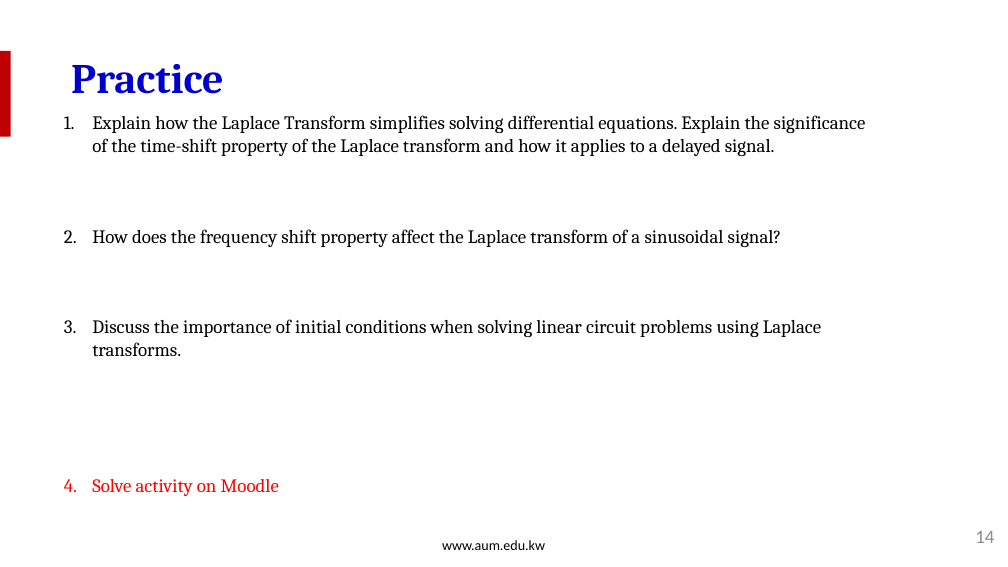
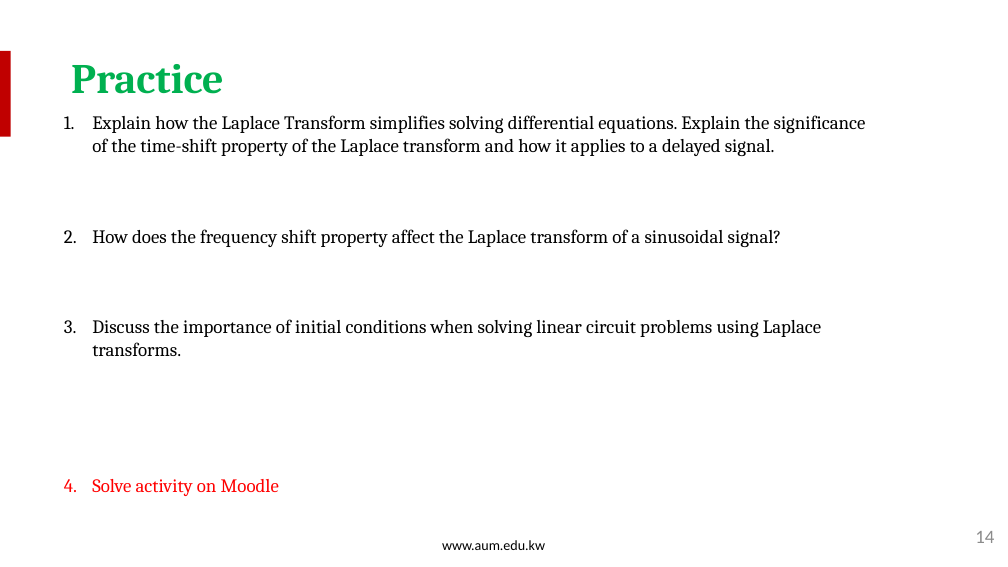
Before and after one commit to salmanrazzaq1993/AUM-WORK, a slide deck: slide 14 of PP WORK/Instructor Version/Week 3/Week 3 lecture 1 - LTA.pptx. Drawn at 1008x567 pixels with LibreOffice and Linux fonts; fonts in the diff are those of the drawing; background and template pictures are left out. Boxes give left, top, right and bottom in pixels: in the first picture for what was removed or moved away, otherwise in the second. Text is boxed around its words. In the diff, an @@ line names an element or a change of style, - is before the commit and + after.

```diff
--- a/PP WORK/Instructor Version/Week 3/Week 3 lecture 1 - LTA.pptx
+++ b/PP WORK/Instructor Version/Week 3/Week 3 lecture 1 - LTA.pptx
@@ text "Practice" at bbox=[71, 64, 224, 94]: text colour #0000CC to #00B050 @@
```
Also in this commit, not shown: 14 other slides changed.
